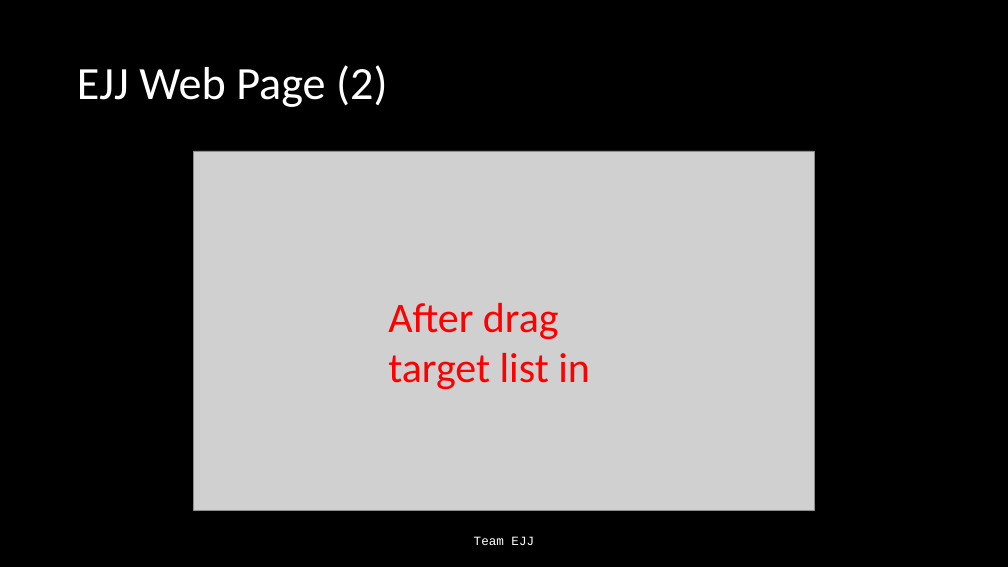
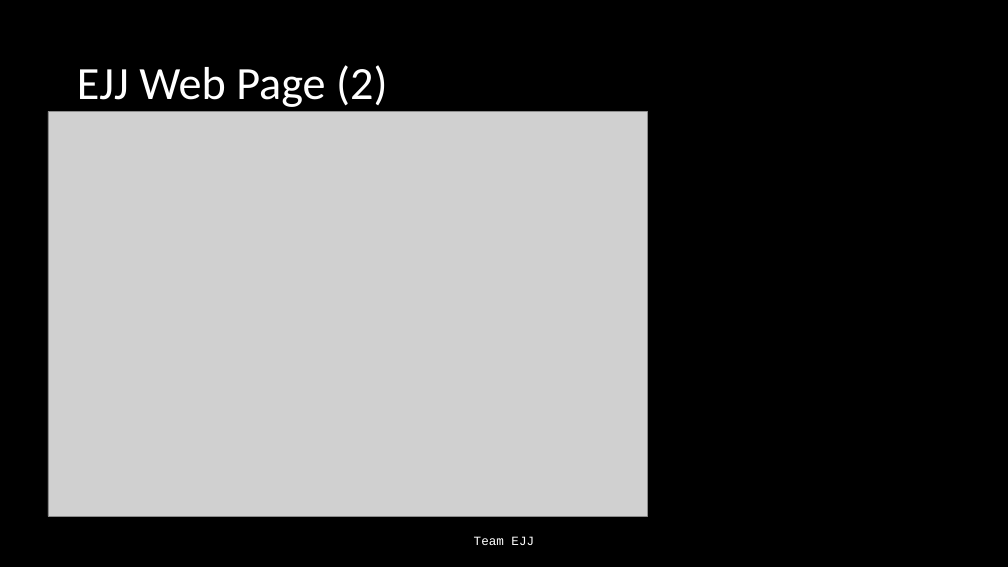
Before and after one commit to Jonathan805/RestrictedPlanning, a slide deck: slide 14 of TeamEJJ.pptx (slide 12 before the commit). Drawn at 1008x567 pixels with LibreOffice and Linux fonts; fonts in the diff are those of the drawing; grey boxes stand for pictures. Boxes give left, top, right and bottom in pixels: in the first picture for what was removed or moved away, otherwise in the second. Text is boxed around its words. In the diff, an @@ line names an element or a change of style, - is before the commit and + after.

Commit message:
removed garbage toasts.  added more buttons to each target and toatsts.  updated power point

```diff
--- a/TeamEJJ.pptx
+++ b/TeamEJJ.pptx
@@ picture: place and size @@
-picture at bbox=[194, 151, 814, 511]
+picture at bbox=[48, 111, 648, 516]
@@ text removed at bbox=[388, 303, 590, 390] @@
-After drag target list in
```
Also in this commit, not shown: 4 other slides changed, 3 slides added, 4 other files.
